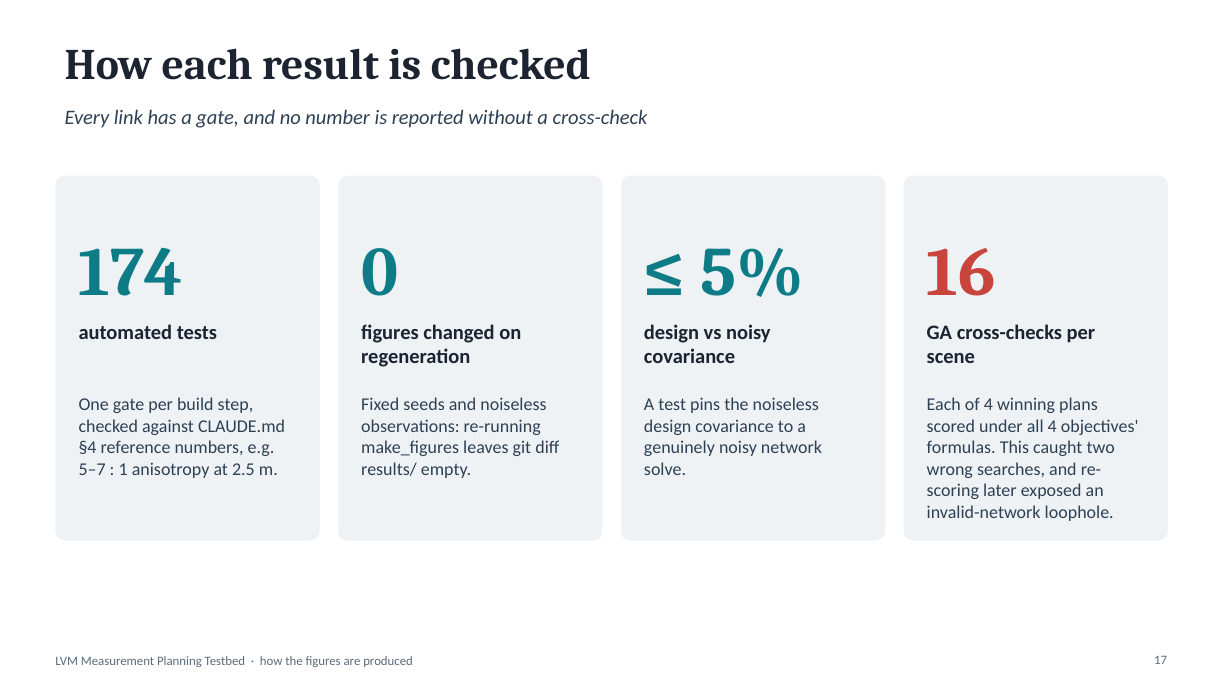
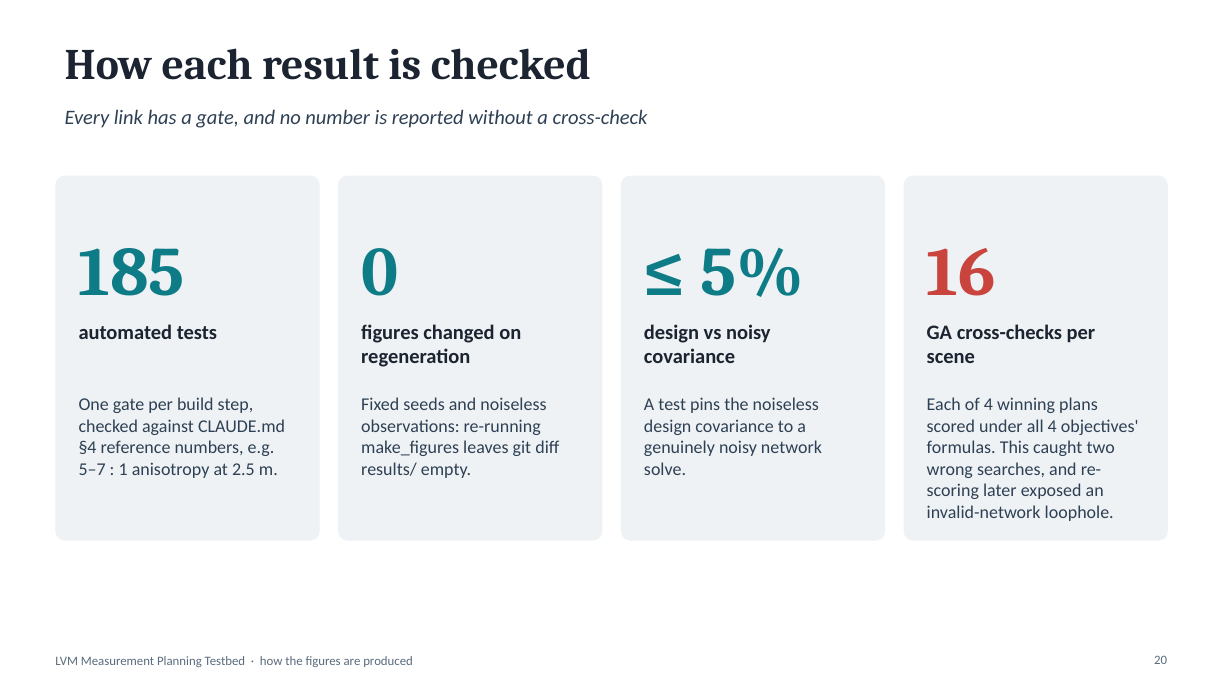
Before and after one commit to calumtierney/PhD-Testbed, a slide deck: slide 20 of docs/testbed_workflow.pptx (slide 17 before the commit). Drawn at 1232x693 pixels with LibreOffice and Linux fonts; fonts in the diff are those of the drawing. Boxes give left, top, right and bottom in pixels: in the first picture for what was removed or moved away, otherwise in the second. Text is boxed around its words. In the diff, an @@ line names an element or a change of style, - is before the commit and + after.

```diff
--- a/docs/testbed_workflow.pptx
+++ b/docs/testbed_workflow.pptx
@@ text at bbox=[79, 248, 185, 296]: text changed @@
-174
+185
@@ page number at bbox=[1154, 655, 1167, 664]: text changed @@
-17
+20
```
Also in this commit, not shown: 2 other slides changed, 3 slides added, 10 other files.
